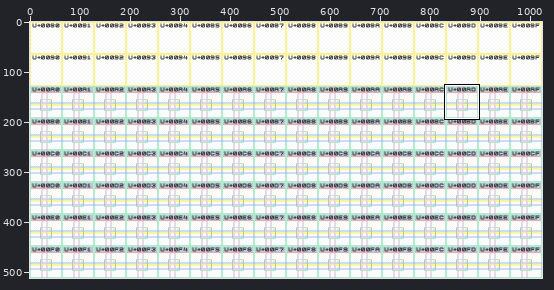
Pixel-art file -- src/Latin-1 Supplement/design.aseprite. Above: a wide view before the commit, with the close-up outlined.
Close-up. Before the edit:
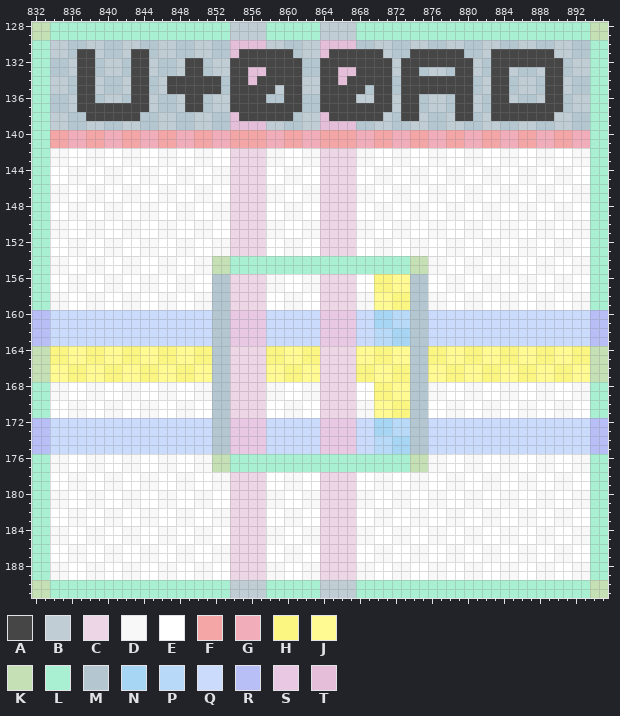
1024x512 pixels, 1 frame. Shown: x 832..895, y 128..191. The commit also changed other parts of the picture, which this record leaves out.
Palette (. is transparent): A #464646  B #c0cdd4  C #edd6e6  D #f8f8f8  E #ffffff  F #f4a6a6  G #f2adba  H #fbf581  J #fffa91  K #c6e0b6  L #a9f0d3  M #b4c7d1  N #a7d6f4  P #b9d9f8  Q #cbdbfc  R #b7bff6  S #e8c8e2  T #e5bfda
Pixels before (only the part around the change), first column x 832:
128 KKLLLLLLLLLLLLLLLLLLLLBBBBLLLLLLBBBBLLLLLLLLLLLLLLLLLLLLLLLLLLKK
129 KKLLLLLLLLLLLLLLLLLLLLBBBBLLLLLLBBBBLLLLLLLLLLLLLLLLLLLLLLLLLLKK
130 LLBBMMBBMMBBMMBBMMBBMMTTTTBBMMBBTTTTMMBBMMBBMMBBMMBBMMBBMMBBMMLL
131 LLBBMAABMMBAAMBBMMBBMMTAAAAAAMBBTAAAAAABMMAAAAAAMMBAAAAAAABBMMLL
132 LLMMBAAMBBMAABMMBAAMBBAAAAAAAAMMAAAAAAAABAAAAAAAABMAAAAAAAAMBBLL
133 LLMMBAAMBBMAABMMBAAMBBAATTAAAAMMAATTAAAABAAMBBMAABMAABMMBAAMBBLL
134 LLBBMAABMMBAAMBAAAAAAMAATAAAAABBAATAAAAAMAAAAAAAAMBAAMBBMAABMMLL
135 LLBBMAABMMBAAMBAAAAAAMAAAAABAABBAAAAAMAAMAAAAAAAAMBAAMBBMAABMMLL
136 LLMMBAAMBBMAABMMBAAMBBAAAAMMAAMMAAAABBAABAAMBBMAABMAABMMBAAMBBLL
137 LLMMBAAAAAAAABMMBAAMBBAAAAAAAAMMAAAAAAAABAAMBBMAABMAAAAAAAAMBBLL
138 LLBBMMAAAAAAMMBBMMBBMMTAAAAAAMBBTAAAAAABMAABMMBAAMBAAAAAAABBMMLL
139 LLBBMMBBMMBBMMBBMMBBMMTTTTBBMMBBTTTTMMBBMMBBMMBBMMBBMMBBMMBBMMLL
140 LLFFGGFFGGFFGGFFGGFFGGFFFFGGFFGGFFFFGGFFGGFFGGFFGGFFGGFFGGFFGGLL
141 LLFFGGFFGGFFGGFFGGFFGGFFFFGGFFGGFFFFGGFFGGFFGGFFGGFFGGFFGGFFGGLL
142 LLDDEEDDEEDDEEDDEEDDEECCCCDDEEDDCCCCDDEEDDEEDDEEDDEEDDEEDDEEDDLL
143 LLDDEEDDEEDDEEDDEEDDEECCCCDDEEDDCCCCDDEEDDEEDDEEDDEEDDEEDDEEDDLL
144 LLEEDDEEDDEEDDEEDDEEDDCCCCEEDDEECCCCEEDDEEDDEEDDEEDDEEDDEEDDEELL
145 LLEEDDEEDDEEDDEEDDEEDDCCCCEEDDEECCCCEEDDEEDDEEDDEEDDEEDDEEDDEELL
146 LLDDEEDDEEDDEEDDEEDDEECCCCDDEEDDCCCCDDEEDDEEDDEEDDEEDDEEDDEEDDLL
147 LLDDEEDDEEDDEEDDEEDDEECCCCDDEEDDCCCCDDEEDDEEDDEEDDEEDDEEDDEEDDLL
148 LLEEDDEEDDEEDDEEDDEEDDCCCCEEDDEECCCCEEDDEEDDEEDDEEDDEEDDEEDDEELL
149 LLEEDDEEDDEEDDEEDDEEDDCCCCEEDDEECCCCEEDDEEDDEEDDEEDDEEDDEEDDEELL
150 LLDDEEDDEEDDEEDDEEDDEECCCCDDEEDDCCCCDDEEDDEEDDEEDDEEDDEEDDEEDDLL
151 LLDDEEDDEEDDEEDDEEDDEECCCCDDEEDDCCCCDDEEDDEEDDEEDDEEDDEEDDEEDDLL
152 LLEEDDEEDDEEDDEEDDEEDDCCCCEEDDEECCCCEEDDEEDDEEDDEEDDEEDDEEDDEELL
153 LLEEDDEEDDEEDDEEDDEEDDCCCCEEDDEECCCCEEDDEEDDEEDDEEDDEEDDEEDDEELL
154 LLDDEEDDEEDDEEDDEEDDKKLLLLLLLLLLLLLLLLLLLLKKDDEEDDEEDDEEDDEEDDLL
155 LLDDEEDDEEDDEEDDEEDDKKLLLLLLLLLLLLLLLLLLLLKKDDEEDDEEDDEEDDEEDDLL
156 LLEEDDEEDDEEDDEEDDEEMMCCCCDDEEDDCCCCEEHHJJMMEEDDEEDDEEDDEEDDEELL
157 LLEEDDEEDDEEDDEEDDEEMMCCCCDDEEDDCCCCEEHHJJMMEEDDEEDDEEDDEEDDEELL
158 LLDDEEDDEEDDEEDDEEDDMMCCCCEEDDEECCCCDDJJHHMMDDEEDDEEDDEEDDEEDDLL
159 LLDDEEDDEEDDEEDDEEDDMMCCCCEEDDEECCCCDDJJHHMMDDEEDDEEDDEEDDEEDDLL
160 RRQQQQQQQQQQQQQQQQQQMMSSSSQQQQQQSSSSQQNNPPMMQQQQQQQQQQQQQQQQQQRR
161 RRQQQQQQQQQQQQQQQQQQMMSSSSQQQQQQSSSSQQNNPPMMQQQQQQQQQQQQQQQQQQRR
162 RRQQQQQQQQQQQQQQQQQQMMSSSSQQQQQQSSSSQQPPNNMMQQQQQQQQQQQQQQQQQQRR
163 RRQQQQQQQQQQQQQQQQQQMMSSSSQQQQQQSSSSQQPPNNMMQQQQQQQQQQQQQQQQQQRR
164 KKHHJJHHJJHHJJHHJJHHMMCCCCHHJJHHCCCCJJHHJJMMHHJJHHJJHHJJHHJJHHKK
165 KKHHJJHHJJHHJJHHJJHHMMCCCCHHJJHHCCCCJJHHJJMMHHJJHHJJHHJJHHJJHHKK
166 KKJJHHJJHHJJHHJJHHJJMMCCCCJJHHJJCCCCHHJJHHMMJJHHJJHHJJHHJJHHJJKK
167 KKJJHHJJHHJJHHJJHHJJMMCCCCJJHHJJCCCCHHJJHHMMJJHHJJHHJJHHJJHHJJKK
168 LLDDEEDDEEDDEEDDEEDDMMCCCCDDEEDDCCCCEEHHJJMMDDEEDDEEDDEEDDEEDDLL
169 LLDDEEDDEEDDEEDDEEDDMMCCCCDDEEDDCCCCEEHHJJMMDDEEDDEEDDEEDDEEDDLL
170 LLEEDDEEDDEEDDEEDDEEMMCCCCEEDDEECCCCDDJJHHMMEEDDEEDDEEDDEEDDEELL
171 LLEEDDEEDDEEDDEEDDEEMMCCCCEEDDEECCCCDDJJHHMMEEDDEEDDEEDDEEDDEELL
172 RRQQQQQQQQQQQQQQQQQQMMSSSSQQQQQQSSSSQQNNPPMMQQQQQQQQQQQQQQQQQQRR
173 RRQQQQQQQQQQQQQQQQQQMMSSSSQQQQQQSSSSQQNNPPMMQQQQQQQQQQQQQQQQQQRR
174 RRQQQQQQQQQQQQQQQQQQMMSSSSQQQQQQSSSSQQPPNNMMQQQQQQQQQQQQQQQQQQRR
175 RRQQQQQQQQQQQQQQQQQQMMSSSSQQQQQQSSSSQQPPNNMMQQQQQQQQQQQQQQQQQQRR
176 LLDDEEDDEEDDEEDDEEDDKKLLLLLLLLLLLLLLLLLLLLKKDDEEDDEEDDEEDDEEDDLL
177 LLDDEEDDEEDDEEDDEEDDKKLLLLLLLLLLLLLLLLLLLLKKDDEEDDEEDDEEDDEEDDLL
178 LLEEDDEEDDEEDDEEDDEEDDCCCCEEDDEECCCCEEDDEEDDEEDDEEDDEEDDEEDDEELL
179 LLEEDDEEDDEEDDEEDDEEDDCCCCEEDDEECCCCEEDDEEDDEEDDEEDDEEDDEEDDEELL
180 LLDDEEDDEEDDEEDDEEDDEECCCCDDEEDDCCCCDDEEDDEEDDEEDDEEDDEEDDEEDDLL
181 LLDDEEDDEEDDEEDDEEDDEECCCCDDEEDDCCCCDDEEDDEEDDEEDDEEDDEEDDEEDDLL
182 LLEEDDEEDDEEDDEEDDEEDDCCCCEEDDEECCCCEEDDEEDDEEDDEEDDEEDDEEDDEELL
183 LLEEDDEEDDEEDDEEDDEEDDCCCCEEDDEECCCCEEDDEEDDEEDDEEDDEEDDEEDDEELL
184 LLDDEEDDEEDDEEDDEEDDEECCCCDDEEDDCCCCDDEEDDEEDDEEDDEEDDEEDDEEDDLL
185 LLDDEEDDEEDDEEDDEEDDEECCCCDDEEDDCCCCDDEEDDEEDDEEDDEEDDEEDDEEDDLL
186 LLEEDDEEDDEEDDEEDDEEDDCCCCEEDDEECCCCEEDDEEDDEEDDEEDDEEDDEEDDEELL
187 LLEEDDEEDDEEDDEEDDEEDDCCCCEEDDEECCCCEEDDEEDDEEDDEEDDEEDDEEDDEELL
188 LLDDEEDDEEDDEEDDEEDDEECCCCDDEEDDCCCCDDEEDDEEDDEEDDEEDDEEDDEEDDLL
189 LLDDEEDDEEDDEEDDEEDDEECCCCDDEEDDCCCCDDEEDDEEDDEEDDEEDDEEDDEEDDLL
190 KKLLLLLLLLLLLLLLLLLLLLBBBBLLLLLLBBBBLLLLLLLLLLLLLLLLLLLLLLLLLLKK
191 KKLLLLLLLLLLLLLLLLLLLLBBBBLLLLLLBBBBLLLLLLLLLLLLLLLLLLLLLLLLLLKK
Once edited:
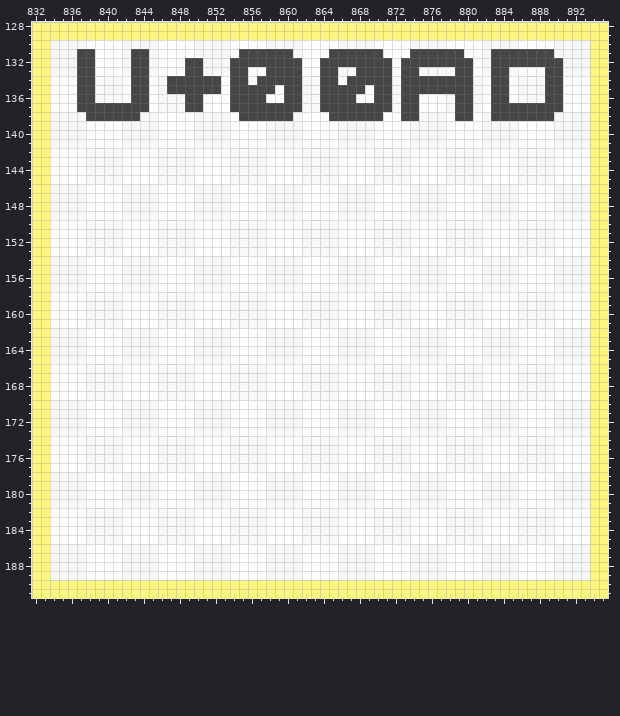
From old to new:
Changed rows in their new state; - is an unchanged pixel.
Layer "Font Table":
first column x 832:
128 HHHHHHHHHHHHHHHHHHHHHHHHHHHHHHHHHHHHHHHHHHHHHHHHHHHHHHHHHHHHHHHH
129 HHHHHHHHHHHHHHHHHHHHHHHHHHHHHHHHHHHHHHHHHHHHHHHHHHHHHHHHHHHHHHHH
130 HHDDDDEEEEDDDDEEEEDDDDEEEEDDDDEEEEDDDDEEEEDDDDEEEEDDDDEEEEDDDDHH
131 HHDDD--EEED--DEEEEDDDDE------DEEE------EEE------EED-------DDDDHH
132 HHDDD--EEED--DEEE--DDD--------EE--------E--------ED--------DDDHH
133 HHDDD--EEED--DEEE--DDD--EE----EE--DD----E--DDDE--ED--DEEE--DDDHH
134 HHEEE--DDDE--ED------E--D-----DD--E-----D--------DE--EDDD--EEEHH
135 HHEEE--DDDE--ED------E-----E--DD-----E--D--------DE--EDDD--EEEHH
136 HHEEE--DDDE--EDDD--EEE----EE--DD----EE--D--EEED--DE--EDDD--EEEHH
137 HHEEE--------EDDD--EEE--------DD--------D--EEED--DE--------EEEHH
138 HHDDDD------DDEEEEDDDDE------DEEE------EE--DDDE--ED-------DDDDHH
139 HHDDDDEEEEDDDDEEEEDDDDEEEEDDDDEEEEDDDDEEEEDDDDEEEEDDDDEEEEDDDDHH
140 HHDDDDEEEEDDDDEEEEDDDDEEEEDDDDEEEEDDDDEEEEDDDDEEEEDDDDEEEEDDDDHH
141 HHDDDDEEEEDDDDEEEEDDDDEEEEDDDDEEEEDDDDEEEEDDDDEEEEDDDDEEEEDDDDHH
142 HHEE----DDEE----DDEE--DDDDEE----DDEEEEDD----EEDD----EEDD----EEHH
143 HHEE----DDEE----DDEE--DDDDEE----DDEEEEDD----EEDD----EEDD----EEHH
144 HH--EEDD----EEDD----EEDDDD--EEDDDDEE----DDEE----DDEE----DDEE--HH
145 HH--EEDD----EEDD----EEDDDD--EEDDDDEE----DDEE----DDEE----DDEE--HH
146 HH--DDEE----DDEE----DDEEEE--DDEEEEDD----EEDD----EEDD----EEDD--HH
147 HH--DDEE----DDEE----DDEEEE--DDEEEEDD----EEDD----EEDD----EEDD--HH
148 HHDD----EEDD----EEDD--EEEEDD----EEDDDDEE----DDEE----DDEE----DDHH
149 HHDD----EEDD----EEDD--EEEEDD----EEDDDDEE----DDEE----DDEE----DDHH
150 HHEE----DDEE----DDEE--DDDDEE----DDEEEEDD----EEDD----EEDD----EEHH
151 HHEE----DDEE----DDEE--DDDDEE----DDEEEEDD----EEDD----EEDD----EEHH
152 HH--EEDD----EEDD----EEDDDD--EEDDDDEE----DDEE----DDEE----DDEE--HH
153 HH--EEDD----EEDD----EEDDDD--EEDDDDEE----DDEE----DDEE----DDEE--HH
154 HH--DDEE----DDEE----DDEEEEDDDDEEEEDDDDEEEEDD----EEDD----EEDD--HH
155 HH--DDEE----DDEE----DDEEEEDDDDEEEEDDDDEEEEDD----EEDD----EEDD--HH
156 HHDD----EEDD----EEDDDDEEEE--DDEEEEDDDDEEEEDDDDEE----DDEE----DDHH
157 HHDD----EEDD----EEDDDDEEEE--DDEEEEDDDDEEEEDDDDEE----DDEE----DDHH
158 HHEE----DDEE----DDEEEEDDDD--EEDDDDEEEEDDDDEEEEDD----EEDD----EEHH
159 HHEE----DDEE----DDEEEEDDDD--EEDDDDEEEEDDDDEEEEDD----EEDD----EEHH
160 HHEEEEDDDDEEEEDDDDEEEEDDDDEEEEDDDDEEEEDDDDEEEEDDDDEEEEDDDDEEEEHH
161 HHEEEEDDDDEEEEDDDDEEEEDDDDEEEEDDDDEEEEDDDDEEEEDDDDEEEEDDDDEEEEHH
162 HHDDDDEEEEDDDDEEEEDDDDEEEEDDDDEEEEDDDDEEEEDDDDEEEEDDDDEEEEDDDDHH
163 HHDDDDEEEEDDDDEEEEDDDDEEEEDDDDEEEEDDDDEEEEDDDDEEEEDDDDEEEEDDDDHH
164 HHDDDDEEEEDDDDEEEEDDDDEEEEDDDDEEEEDDDDEEEEDDDDEEEEDDDDEEEEDDDDHH
165 HHDDDDEEEEDDDDEEEEDDDDEEEEDDDDEEEEDDDDEEEEDDDDEEEEDDDDEEEEDDDDHH
166 HHEEEEDDDDEEEEDDDDEEEEDDDDEEEEDDDDEEEEDDDDEEEEDDDDEEEEDDDDEEEEHH
167 HHEEEEDDDDEEEEDDDDEEEEDDDDEEEEDDDDEEEEDDDDEEEEDDDDEEEEDDDDEEEEHH
168 HHEE----DDEE----DDEEEEDDDDEE----DDEE--DDDDEEEEDD----EEDD----EEHH
169 HHEE----DDEE----DDEEEEDDDDEE----DDEE--DDDDEEEEDD----EEDD----EEHH
170 HHDD----EEDD----EEDDDDEEEEDD----EEDD--EEEEDDDDEE----DDEE----DDHH
171 HHDD----EEDD----EEDDDDEEEEDD----EEDD--EEEEDDDDEE----DDEE----DDHH
172 HHDDDDEEEEDDDDEEEEDDDDEEEEDDDDEEEEDDDDEEEEDDDDEEEEDDDDEEEEDDDDHH
173 HHDDDDEEEEDDDDEEEEDDDDEEEEDDDDEEEEDDDDEEEEDDDDEEEEDDDDEEEEDDDDHH
174 HHEEEEDDDDEEEEDDDDEEEEDDDDEEEEDDDDEEEEDDDDEEEEDDDDEEEEDDDDEEEEHH
175 HHEEEEDDDDEEEEDDDDEEEEDDDDEEEEDDDDEEEEDDDDEEEEDDDDEEEEDDDDEEEEHH
176 HHEE----DDEE----DDEEEEDDDDEEEEDDDDEEEEDDDDEEEEDD----EEDD----EEHH
177 HHEE----DDEE----DDEEEEDDDDEEEEDDDDEEEEDDDDEEEEDD----EEDD----EEHH
178 HHDD----EEDD----EEDD--EEEEDD----EEDDDDEE----DDEE----DDEE----DDHH
179 HHDD----EEDD----EEDD--EEEEDD----EEDDDDEE----DDEE----DDEE----DDHH
180 HH--DDEE----DDEE----DDEEEE--DDEEEEDD----EEDD----EEDD----EEDD--HH
181 HH--DDEE----DDEE----DDEEEE--DDEEEEDD----EEDD----EEDD----EEDD--HH
182 HH--EEDD----EEDD----EEDDDD--EEDDDDEE----DDEE----DDEE----DDEE--HH
183 HH--EEDD----EEDD----EEDDDD--EEDDDDEE----DDEE----DDEE----DDEE--HH
184 HHEE----DDEE----DDEE--DDDDEE----DDEEEEDD----EEDD----EEDD----EEHH
185 HHEE----DDEE----DDEE--DDDDEE----DDEEEEDD----EEDD----EEDD----EEHH
186 HHDD----EEDD----EEDD--EEEEDD----EEDDDDEE----DDEE----DDEE----DDHH
187 HHDD----EEDD----EEDD--EEEEDD----EEDDDDEE----DDEE----DDEE----DDHH
188 HH--DDEE----DDEE----DDEEEE--DDEEEEDD----EEDD----EEDD----EEDD--HH
189 HH--DDEE----DDEE----DDEEEE--DDEEEEDD----EEDD----EEDD----EEDD--HH
190 HHHHHHHHHHHHHHHHHHHHHHHHHHHHHHHHHHHHHHHHHHHHHHHHHHHHHHHHHHHHHHHH
191 HHHHHHHHHHHHHHHHHHHHHHHHHHHHHHHHHHHHHHHHHHHHHHHHHHHHHHHHHHHHHHHH
Changed places in both close-ups, as pixel boxes (x1, y1, x2, y2):
changed: (32, 22, 608, 598)
